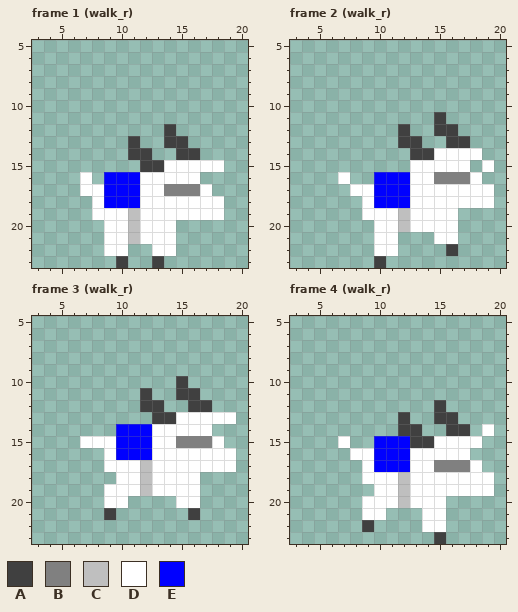
One commit to this pixel-art file: .files/goat/goat 13.aseprite. The picture above is the old version.
24x24 pixels, 10 frames. Colours within 5 levels of each other are drawn and written as one. Shown: frame 1 (walk_r): x 3..20, y 5..23; frame 2 (walk_r): x 3..20, y 5..23; frame 3 (walk_r): x 3..20, y 5..23; frame 4 (walk_r): x 3..20, y 5..23. The commit also changed other frames, which this record leaves out.
Palette (. is transparent): A #404040  B #808080  C #bfbfbf  D #ffffff  E #0000ff
Pixels before, frame 1 (walk_r), first column x 7:
12 .......A....
13 ....A..AA...
14 ....AA..AA..
15 .....AADDDDD
16 D.EEEDDDDD..
17 DDEEEDDBBBD.
18 .DEEEDDDDDDD
19 .DDDCDDDDDDD
20 ..DDCDDD....
21 ..DDCDDD....
22 ..DD..DD....
23 ...A..A.....
Pixels before, frame 2 (walk_r), first column x 7:
11 ........A....
12 .....A..AA...
13 .....AA..AA..
14 ......AADDDD.
15 ......DDDDD.D
16 D..EEEDDBBBD.
17 .DDEEEDDDDDDD
18 ..DEEEDDDDDDD
19 ..DDDCDDDD...
20 ...DDCDDDD...
21 ...DD...DD...
22 ...DD....A...
23 ...A.........
Pixels before, frame 3 (walk_r), first column x 7:
10 ........A....
11 .....A..AA...
12 .....AA..AA..
13 ......AADDDDD
14 ...EEEDDDDD..
15 DDDEEEDDBBBD.
16 ..DEEEDDDDDDD
17 ..DDDCDDDDDDD
18 ...DDCDDDD...
19 ..DDDCDDDD...
20 ..DD....DD...
21 ..A......A...
Pixels before, frame 4 (walk_r), first column x 7:
12 ........A....
13 .....A..AA...
14 .....AA..AA.D
15 D..EEEAADDDD.
16 .DDEEEDDDDD..
17 ..DEEEDDBBBD.
18 ..DDDCDDDDDDD
19 ...DDCDDDDDDD
20 ..DDDCDDD....
21 ..DD...DD....
22 ..A....DD....
23 ........A....
The result:
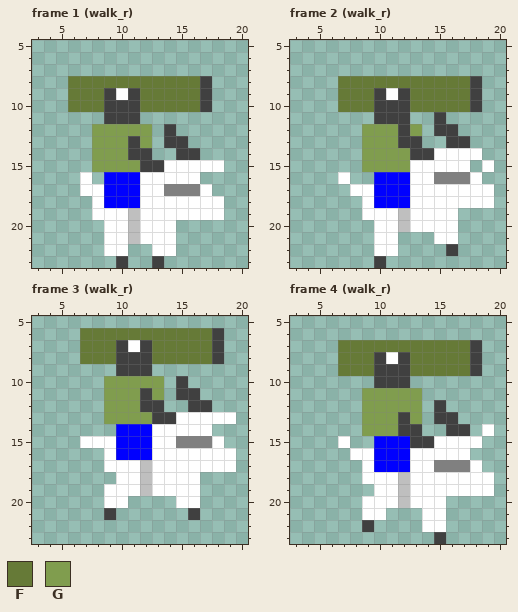
Colours new in this view: F #667a37  G #809d4e
Edits made:
layer "backpack" now shown
layer "launcher" now shown
Frame 1 (walk_r), layers "launcher", "backpack":
The author put colour A in row 8 at x 17; in row 9 at x 9, 11 and 17; in row 10 at x 9 to 11 and 17; in row 11 at x 9 to 11.
The author put colour D in row 9 at x 10.
The author put colour F in row 8 at x 6 to 16; in rows 9 to 10 at x 6 to 8 and 12 to 16.
The author put colour G in row 12 at x 8 to 12; in row 13 at x 8 to 10 and 12; in row 14 at x 8 to 10; in row 15 at x 8 to 11.
Frame 2 (walk_r), layers "launcher", "backpack":
The author put colour A in row 8 at x 18; in row 9 at x 10, 12 and 18; in row 10 at x 10 to 12 and 18; in row 11 at x 10 to 12.
The author put colour D in row 9 at x 11.
The author put colour F in row 8 at x 7 to 17; in rows 9 to 10 at x 7 to 9 and 13 to 17.
The author put colour G in row 12 at x 9 to 11 and 13; in row 13 at x 9 to 11; in rows 14 to 15 at x 9 to 12.
Frame 3 (walk_r), layers "launcher", "backpack":
The author put colour A in row 6 at x 18; in row 7 at x 10, 12 and 18; in row 8 at x 10 to 12 and 18; in row 9 at x 10 to 12.
The author put colour D in row 7 at x 11.
The author put colour F in row 6 at x 7 to 17; in rows 7 to 8 at x 7 to 9 and 13 to 17.
The author put colour G in row 10 at x 9 to 13; in row 11 at x 9 to 11 and 13; in row 12 at x 9 to 11; in row 13 at x 9 to 12.
Frame 4 (walk_r), layers "launcher", "backpack":
The author put colour A in row 7 at x 18; in row 8 at x 10, 12 and 18; in row 9 at x 10 to 12 and 18; in row 10 at x 10 to 12.
The author put colour D in row 8 at x 11.
The author put colour F in row 7 at x 7 to 17; in rows 8 to 9 at x 7 to 9 and 13 to 17.
The author put colour G in rows 11 to 12 at x 9 to 13; in row 13 at x 9 to 11 and 13; in row 14 at x 9 to 11.
